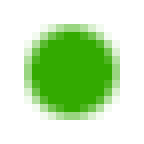
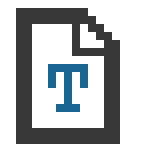
Layered file, before and after one edit (144 x 144). Changes by layer:
hid "published" over [24, 24, 120, 120]
added layer "T" above "Text / HTML" over [48, 64, 88, 112]
added layer "Text / HTML" above "XML-Type" over [16, 8, 120, 144]
